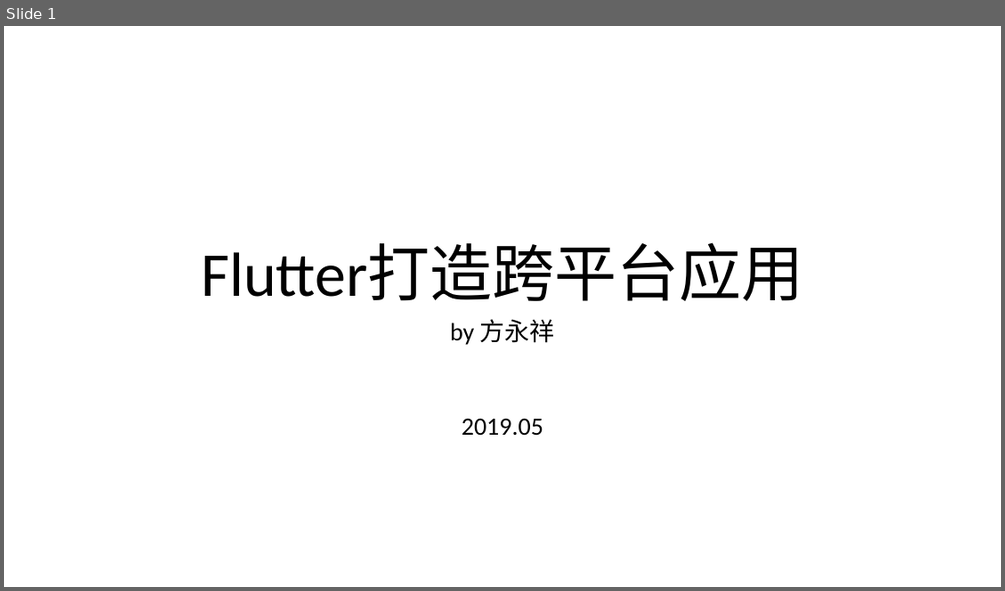
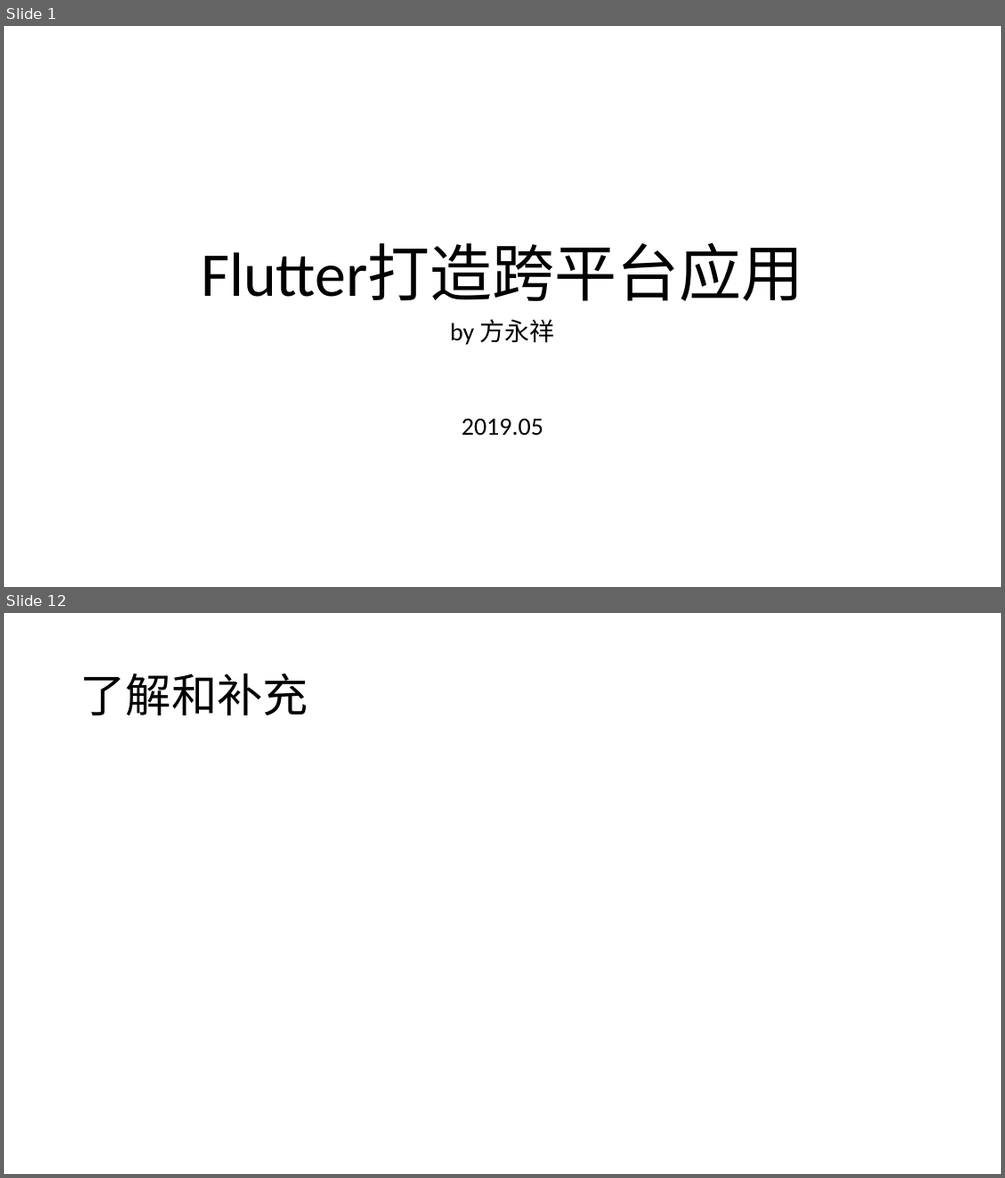
Before and after one commit to strever/realme, a slide deck: assets/misc/flutter.pptx. Shown one above the other, each under a label of ours: slide 1 before the commit, slides 1 and 12 after it; the slides between them are not shown. The pictures are 1005x591 and 1005x1178 pixels, drawn with LibreOffice and Linux fonts; fonts in the diff are those of the drawing. Boxes give left, top, right and bottom in pixels: in the first picture for what was removed or moved away, otherwise in the second. Text is boxed around its words. In the diff, an @@ line names an element or a change of style, - is before the commit and + after.

```diff
--- a/assets/misc/flutter.pptx
+++ b/assets/misc/flutter.pptx
@@ slide 12 added at <box>4,613,1001,1174</box>, background #FFFFFF @@
@@ title added at <box>80,673,308,715</box>, 44 pt, text #000000 @@
+了解和补充
```
Also in this commit, not shown: 3 slides changed, 8 other slides added, 1 slide removed, 22 other files.
